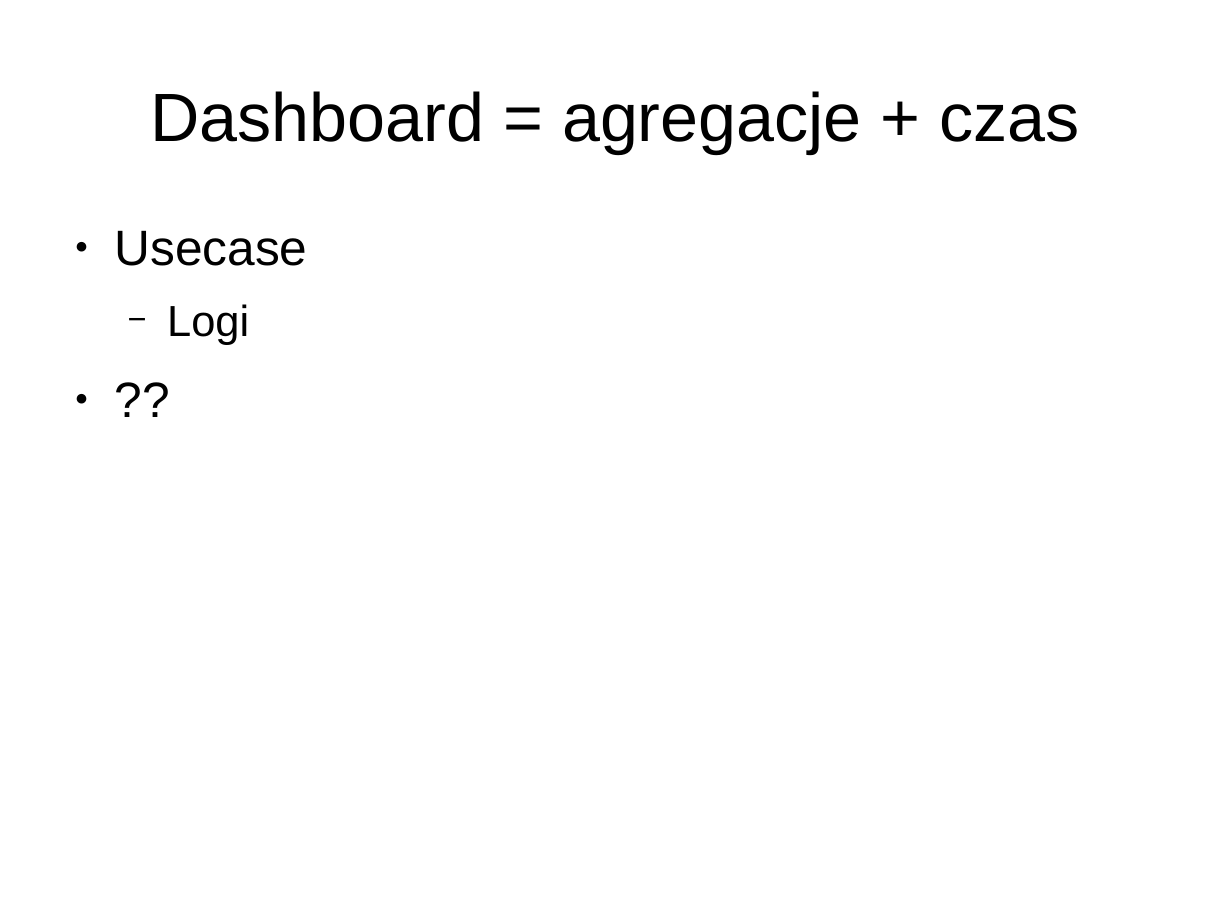
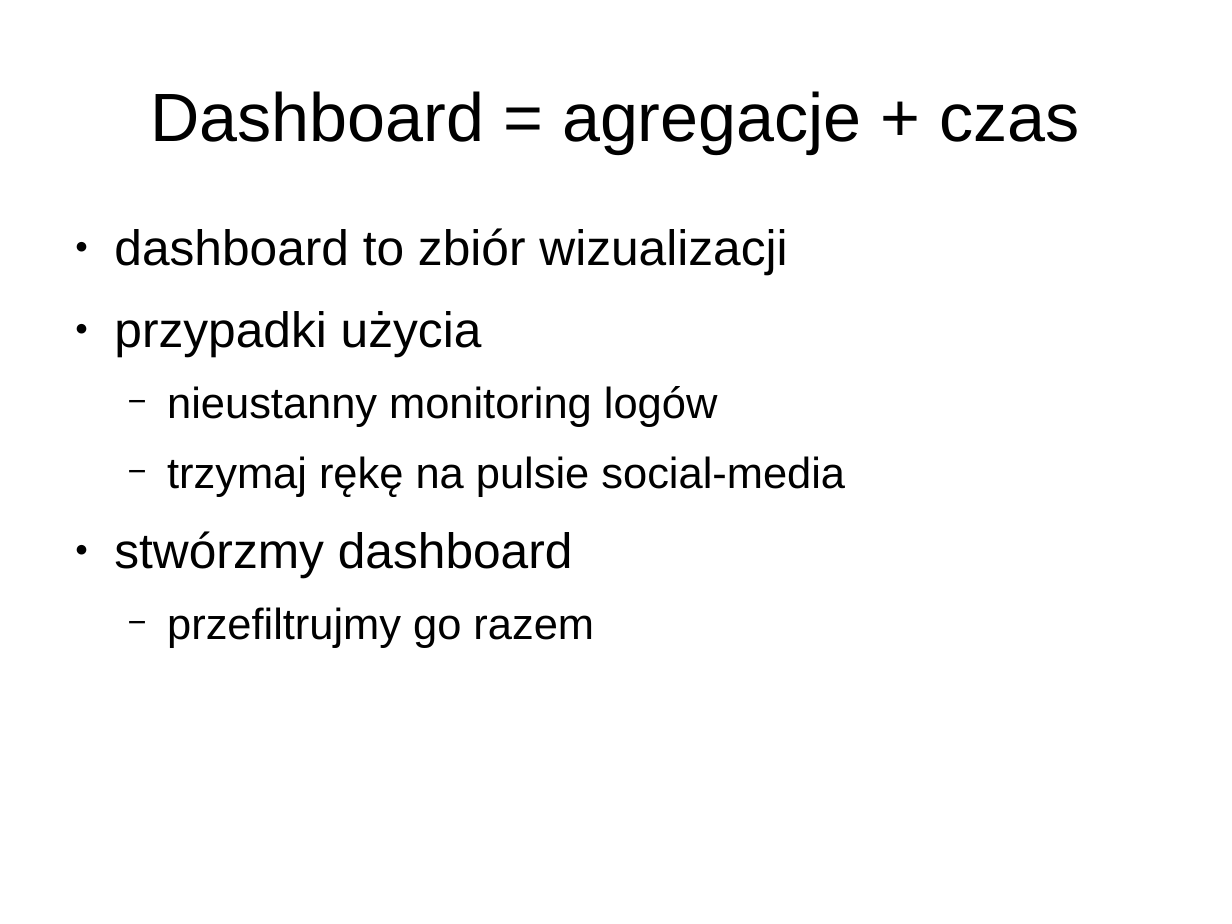
Before and after one commit to lukaszkuczynski/nieszukaj, a slide deck: slide 29 of znajduj.odp. Drawn at 1232x924 pixels with LibreOffice and Linux fonts; fonts in the diff are those of the drawing. Boxes give left, top, right and bottom in pixels: in the first picture for what was removed or moved away, otherwise in the second. Text is boxed around its words. In the diff, an @@ line names an element or a change of style, - is before the commit and + after.

Commit message:
agregacje wygladaja na skonczone

```diff
--- a/znajduj.odp
+++ b/znajduj.odp
@@ text at [114,228,845,648]: text changed; size 32 to 28 pt @@
-● Usecase
-  − Logi
-● ??
+● dashboard to zbiór wizualizacji
+● przypadki użycia
+  − nieustanny monitoring logów
+  − trzymaj rękę na pulsie social-media
+● stwórzmy dashboard
+  − przefiltrujmy go razem
```
Also in this commit, not shown: 1 other slide changed, 1 slide added, 1 slide removed, 2 other files.
